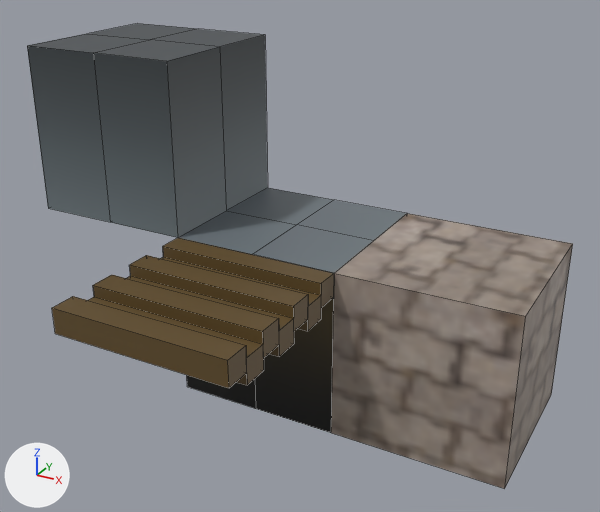
The FBX model Assets/Models/Tiles-v2.fbx: old version first, new version second.
The view is the same before and after, from a camera (50 mm lens) standing at (4.47, -8.05, 5.63) and looking at (0.25, -0.38, 1.8). The axes (+X, +Y, +Z) are drawn at lower left. The lights are the same throughout. Mesh edges are drawn as thin lines. Where no turn or scale is listed for an object, it has been applied to the vertices.

Names of what the first picture shows: 'Cube', 'bridge', 'tile1', 'wall1'.
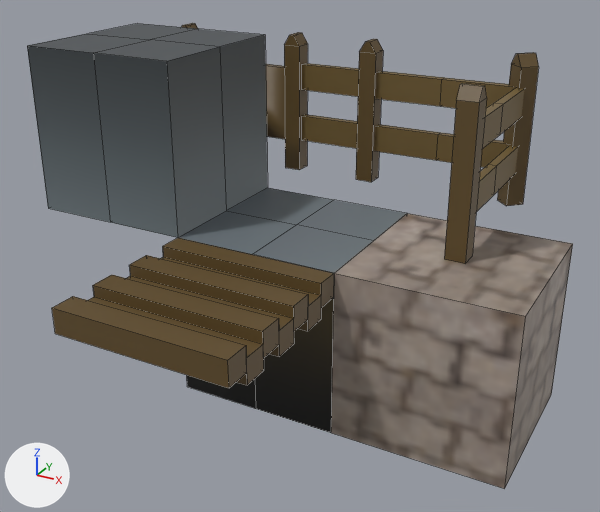
Scene script edits in JSON lines:
```json
{"op": "add", "block": "me_cube_007", "code": ["me_cube_007 = bpy.data.meshes.new('Cube.007')", "me_cube_007.from_pydata(...)  # 28 vertices, 22 faces; spans x -0.12..0.12, y -0.12..1.0, z 0.0..1.87", "me_cube_007.materials.append(mat_colorpalette)  # picture img_chrigu_palette_png"]}
{"op": "add", "block": "me_cube_008", "code": ["me_cube_008 = bpy.data.meshes.new('Cube.008')", "me_cube_008.from_pydata(...)  # 36 vertices, 31 faces; spans x -1.0..1.0, y -0.12..0.12, z 0.0..1.87", "me_cube_008.materials.append(mat_colorpalette)  # picture img_chrigu_palette_png"]}
{"op": "add", "block": "me_cube_005", "code": ["me_cube_005 = bpy.data.meshes.new('Cube.005')", "me_cube_005.from_pydata(...)  # 28 vertices, 22 faces; spans x -1.0..1.0, y -0.12..0.12, z 0.0..1.87", "me_cube_005.materials.append(mat_colorpalette)  # picture img_chrigu_palette_png"]}
{"op": "add", "block": "me_cube_006", "code": ["me_cube_006 = bpy.data.meshes.new('Cube.006')", "me_cube_006.from_pydata(...)  # 44 vertices, 34 faces; spans x -1.0..0.17, y -1.0..0.17, z 0.0..1.87", "me_cube_006.materials.append(mat_colorpalette)  # picture img_chrigu_palette_png"]}
{"op": "add", "block": "ob_fence_end", "code": ["ob_fence_end = bpy.data.objects.new('fence-end', me_cube_007)", "ob_fence_end.location = (2.0, 0.0, 2.0)"]}
{"op": "add", "block": "ob_fence_gate", "code": ["ob_fence_gate = bpy.data.objects.new('fence-gate', me_cube_008)", "ob_fence_gate.location = (-2.0, 2.0, 2.0)"]}
{"op": "add", "block": "ob_fence_straight", "code": ["ob_fence_straight = bpy.data.objects.new('fence-straight', me_cube_005)", "ob_fence_straight.location = (0.0, 2.0, 2.0)"]}
{"op": "add", "block": "ob_fence_corner", "code": ["ob_fence_corner = bpy.data.objects.new('fence-corner', me_cube_006)", "ob_fence_corner.location = (2.0, 2.0, 2.0)"]}
```

Changed parts and their boxes [x1, y1, x2, y2] in the pictures (600 x 512 px):
```json
{"object": "fence-straight", "change": "added", "after": [302, 39, 445, 182], "on screen": "brown"}
{"object": "fence-end", "change": "added", "after": [444, 83, 503, 264], "on screen": "brown"}
{"object": "fence-corner", "change": "added", "after": [436, 53, 539, 206], "on screen": "brown"}
{"object": "fence-gate", "change": "added", "after": [182, 23, 308, 170], "on screen": "brown"}
```
